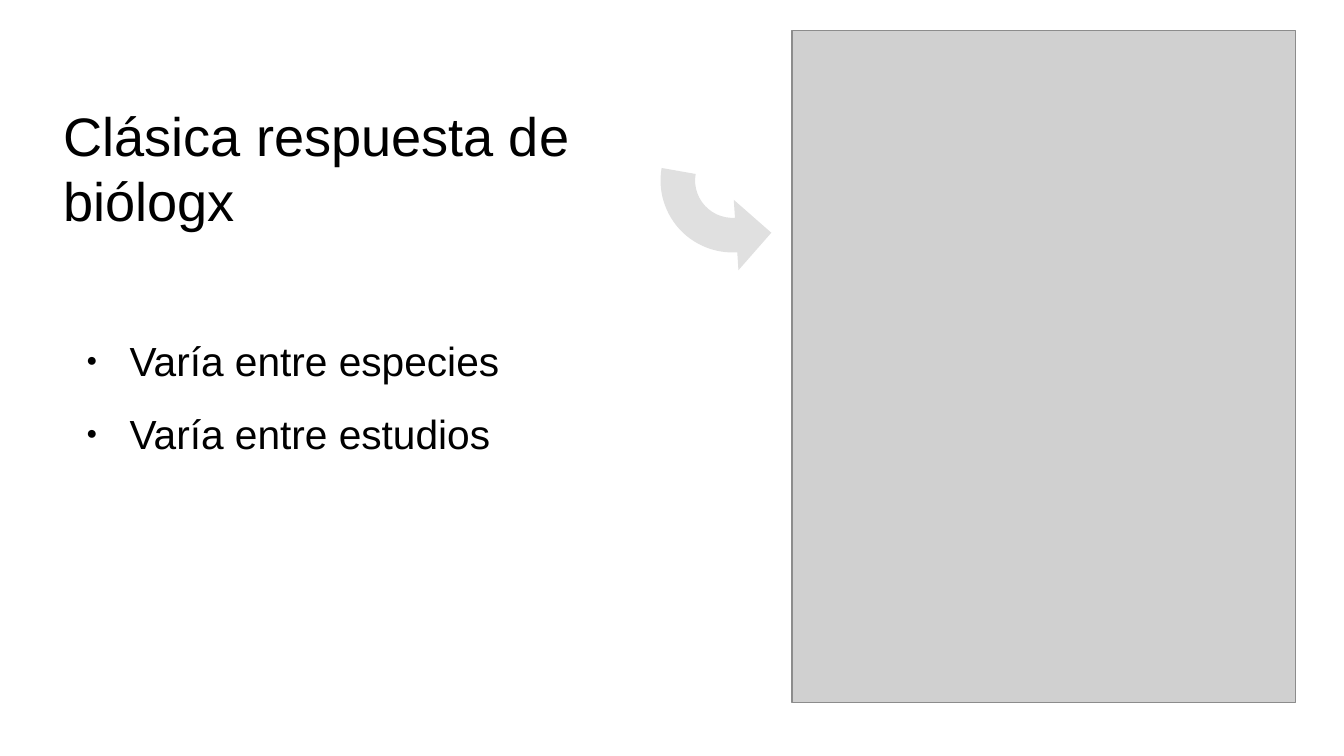
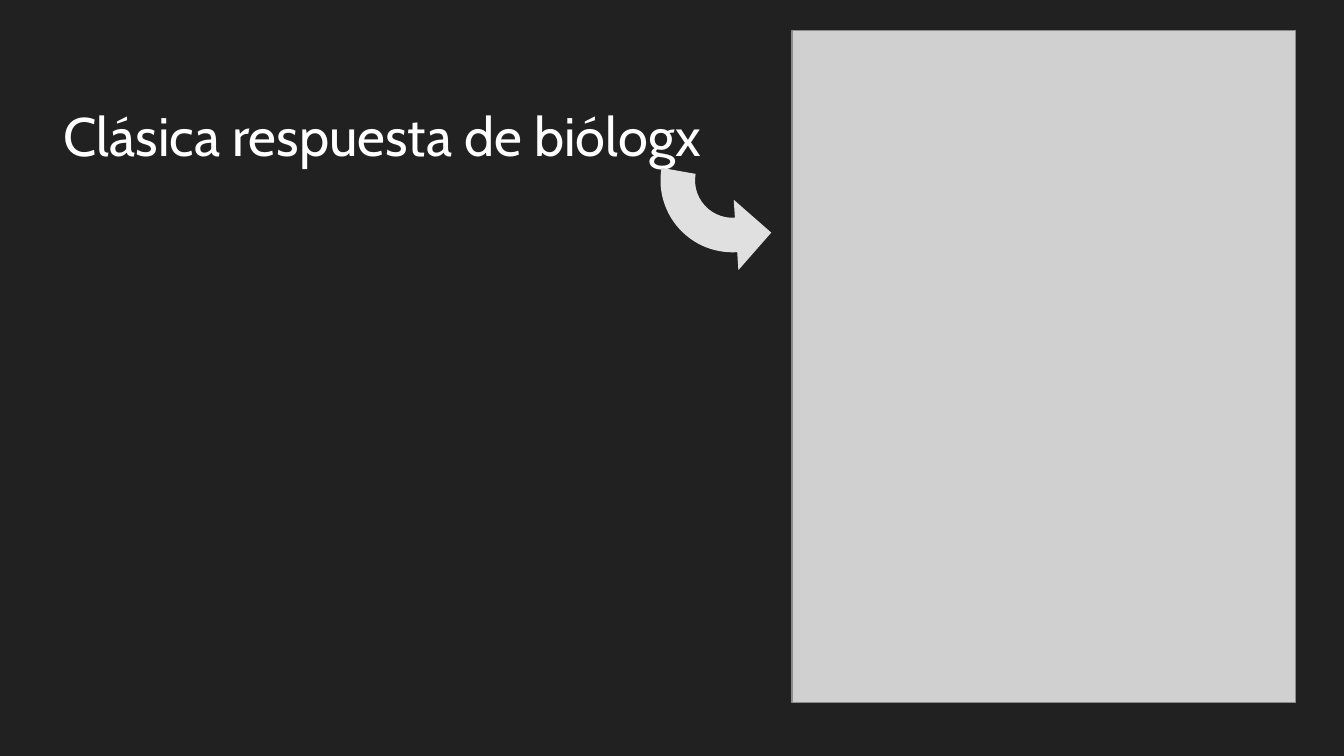
Before and after one commit to gerardommc/Ecologia-poblaciones, a slide deck: slide 7 of Unidad-1/Poblacion.odp (slide 6 before the commit). Drawn at 1344x756 pixels with LibreOffice and Linux fonts; fonts in the diff are those of the drawing; grey boxes stand for pictures. Boxes give left, top, right and bottom in pixels: in the first picture for what was removed or moved away, otherwise in the second. Text is boxed around its words. In the diff, an @@ line names an element or a change of style, - is before the commit and + after.

```diff
--- a/Unidad-1/Poblacion.odp
+++ b/Unidad-1/Poblacion.odp
@@ background #FFFFFF to #212121 @@
@@ text "Clásica respuesta de biólogx" at (63,115,700,168): font Arial to Cabin, text colour #000000 to #FFFFFF @@
@@ freeform shape at (650,97,816,264): outline redrawn @@
@@ text removed at (130,346,499,450) @@
-● Varía entre especies
-● Varía entre estudios
```
Also in this commit, not shown: 14 other slides changed, 4 slides added, 1 other file.
